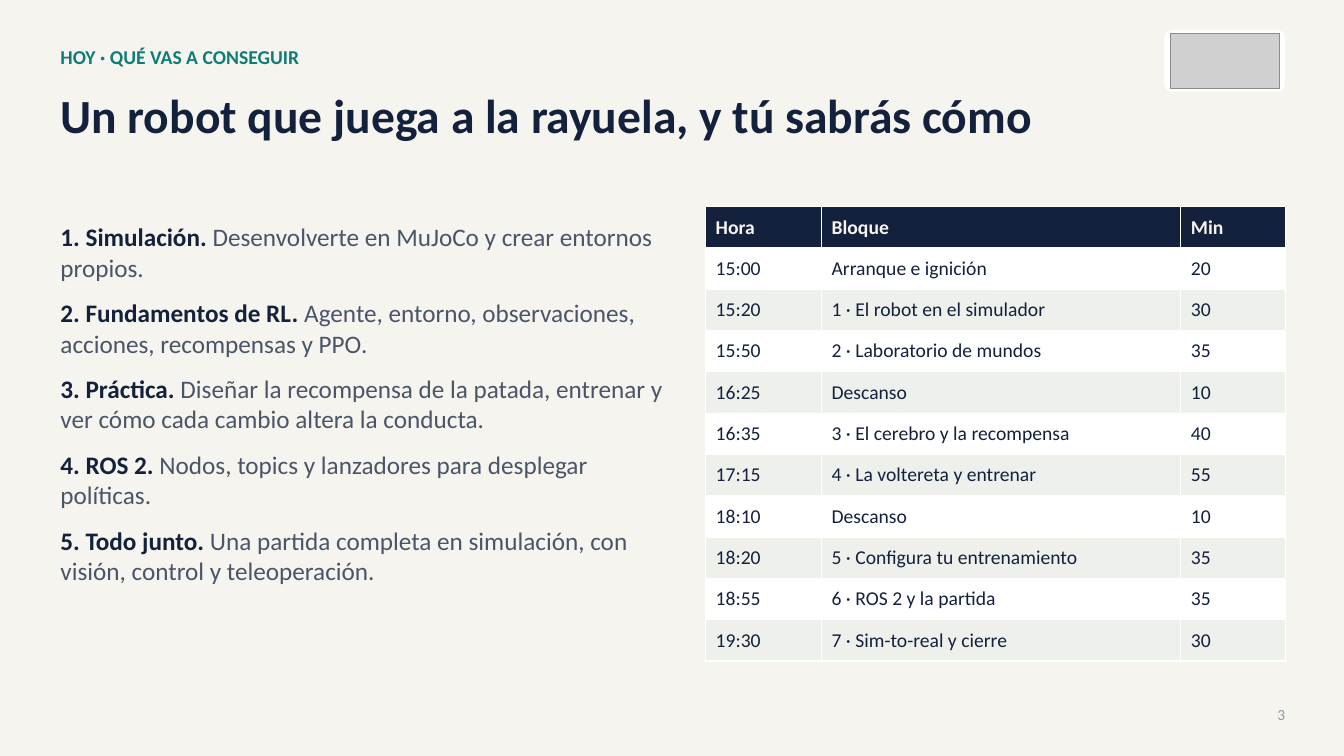
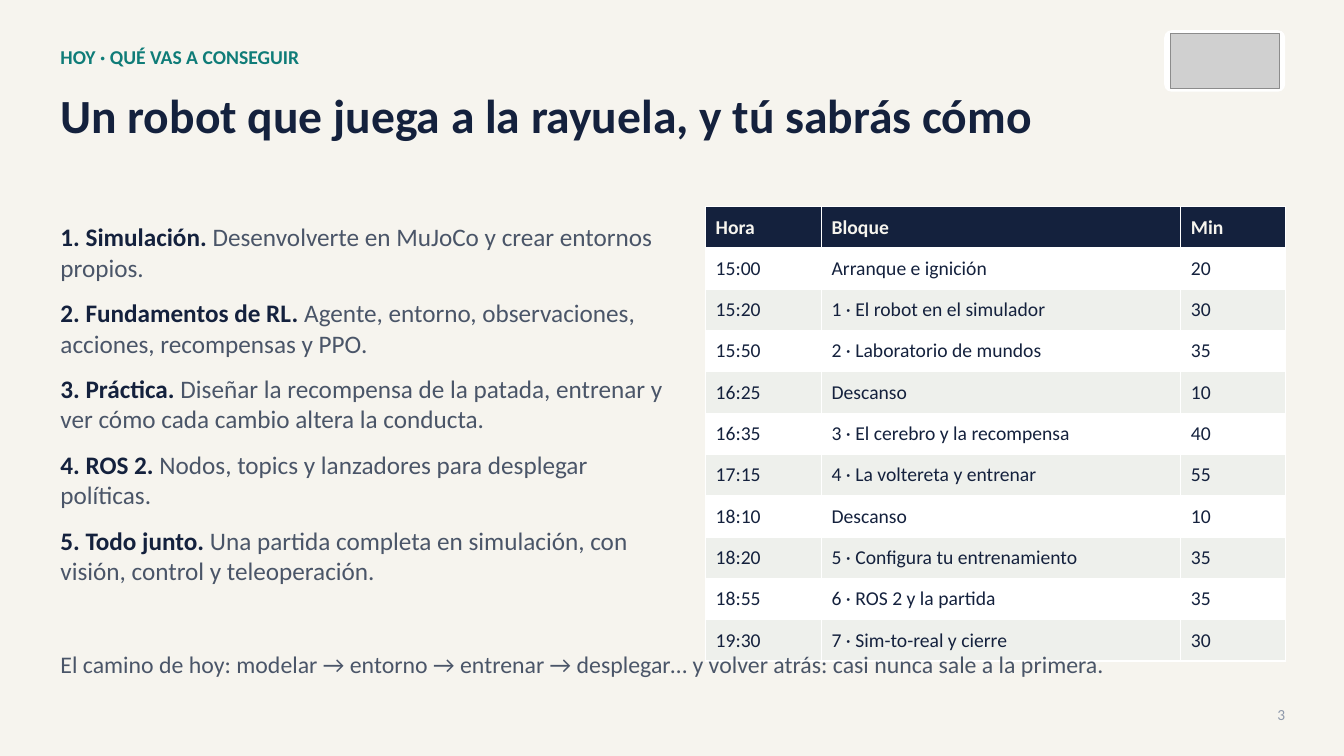
Before and after one commit to david2526IA/taller_microduck_windows, a slide deck: slide 3 of workshop-ia-fisica/presentaciones/Presentacion_03_taller_completo.pptx. Drawn at 1344x756 pixels with LibreOffice and Linux fonts; fonts in the diff are those of the drawing; grey boxes stand for pictures. Boxes give left, top, right and bottom in pixels: in the first picture for what was removed or moved away, otherwise in the second. Text is boxed around its words. In the diff, an @@ line names an element or a change of style, - is before the commit and + after.

```diff
--- a/workshop-ia-fisica/presentaciones/Presentacion_03_taller_completo.pptx
+++ b/workshop-ia-fisica/presentaciones/Presentacion_03_taller_completo.pptx
@@ text added at [60,656,1103,677], 17 pt, text #4A5568 @@
+El camino de hoy: modelar → entorno → entrenar → desplegar… y volver atrás: casi nunca sale a la primera.
```
Also in this commit, not shown: 1 other slide changed, 4 other files.
